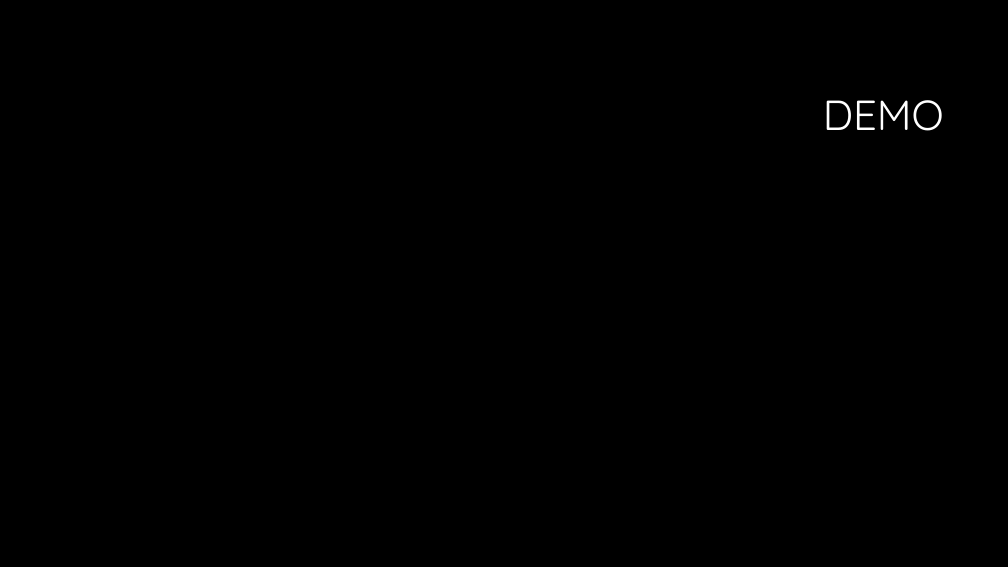
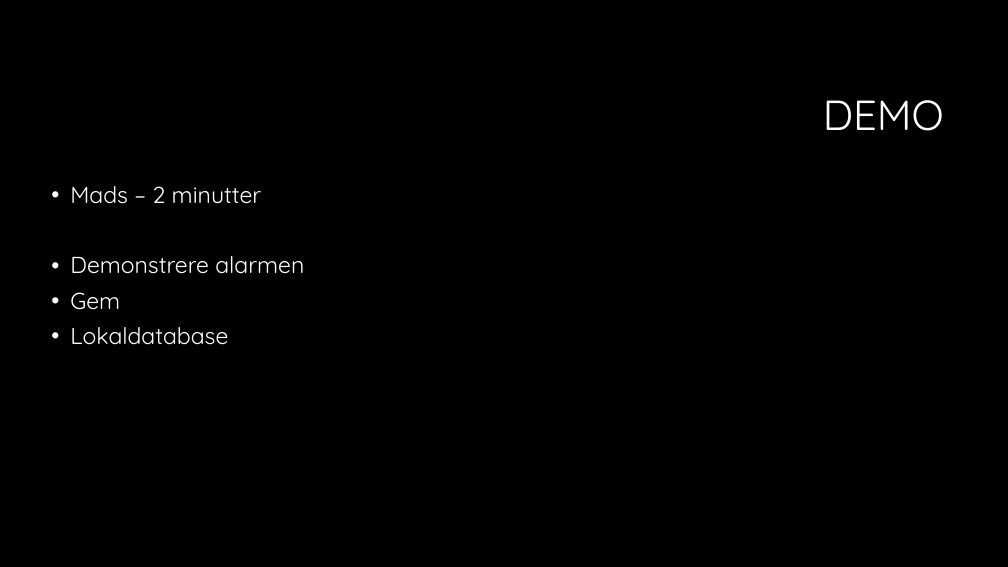
Before and after one commit to sarakirkeby/Semester-Projekt-3, a slide deck: slide 3 of Bifiler til projekt/Semesterprojekt 3.pptx. Drawn at 1008x567 pixels with LibreOffice and Linux fonts; fonts in the diff are those of the drawing; background and template pictures are left out. Boxes give left, top, right and bottom in pixels: in the first picture for what was removed or moved away, otherwise in the second. Text is boxed around its words. In the diff, an @@ line names an element or a change of style, - is before the commit and + after.

```diff
--- a/Bifiler til projekt/Semesterprojekt 3.pptx
+++ b/Bifiler til projekt/Semesterprojekt 3.pptx
@@ text added at box(70, 186, 304, 345), 22 pt, text #FFFFFF @@
+• Mads – 2 minutter
+• Demonstrere alarmen
+• Gem
+• Lokaldatabase
```
Also in this commit, not shown: 8 other slides changed.
